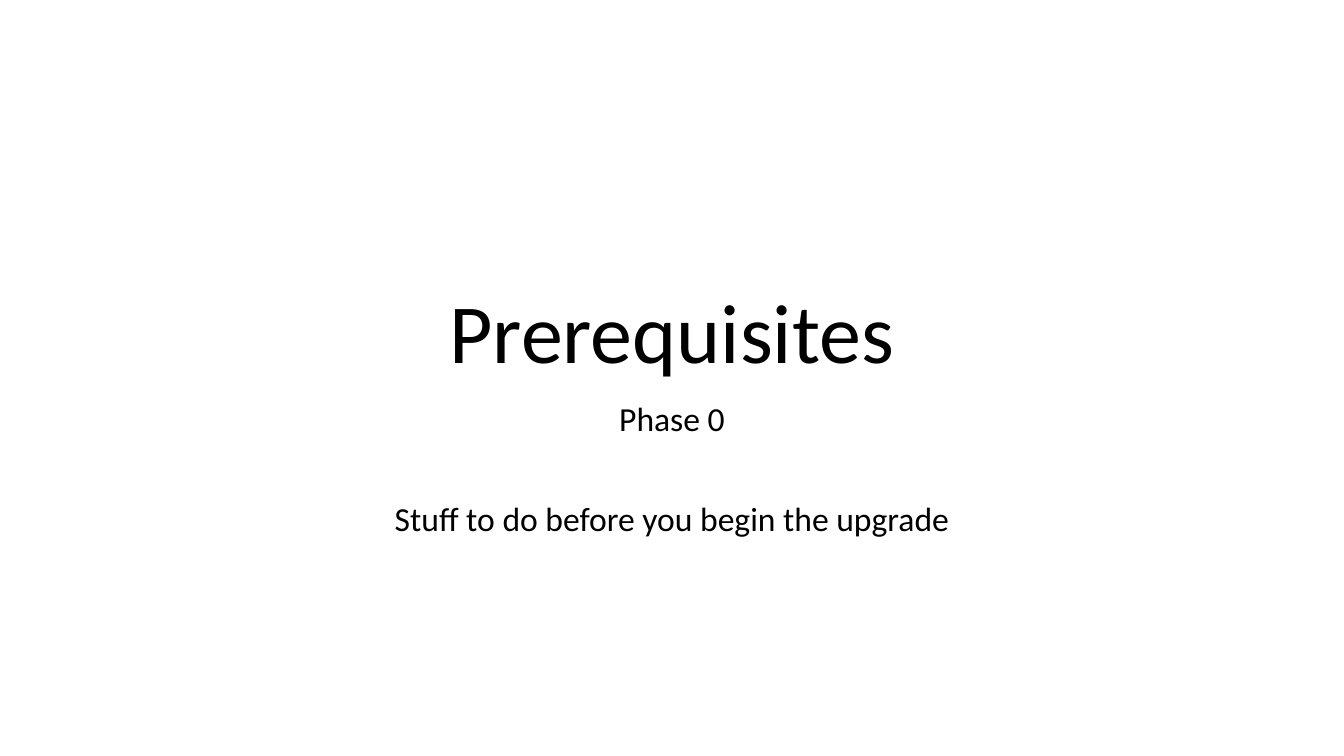
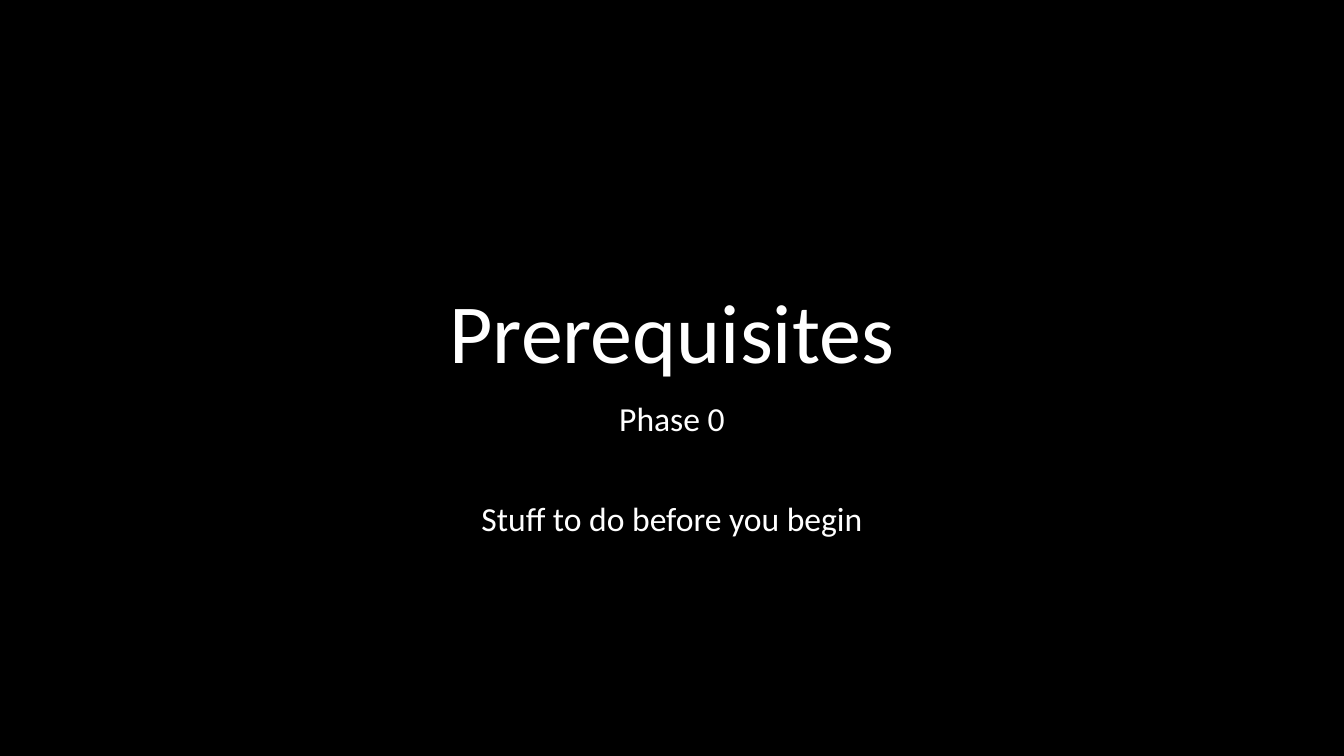
Before and after one commit to DrewNull/optimizely-cms12-upgrade, a slide deck: slide 4 of Presentation--Upgrading-to-CMS-12-and-Commerce-14.pptx (slide 3 before the commit). Drawn at 1344x756 pixels with LibreOffice and Linux fonts; fonts in the diff are those of the drawing. Boxes give left, top, right and bottom in pixels: in the first picture for what was removed or moved away, otherwise in the second. Text is boxed around its words. In the diff, an @@ line names an element or a change of style, - is before the commit and + after.

```diff
--- a/Presentation--Upgrading-to-CMS-12-and-Commerce-14.pptx
+++ b/Presentation--Upgrading-to-CMS-12-and-Commerce-14.pptx
@@ background #FFFFFF to #000000 @@
@@ title "Prerequisites" at box(450, 305, 895, 377): text colour #000000 to #FFFFFF @@
@@ subtitle at box(619, 407, 725, 432): text colour #000000 to #FFFFFF in "Phase 0" @@
@@ subtitle at box(481, 507, 862, 537): text changed; text colour #000000 to #FFFFFF @@
-Stuff to do before you begin the upgrade
+Stuff to do before you begin
```
Also in this commit, not shown: 44 other slides changed, 2 slides added, 2 slides removed, 1 other file.
